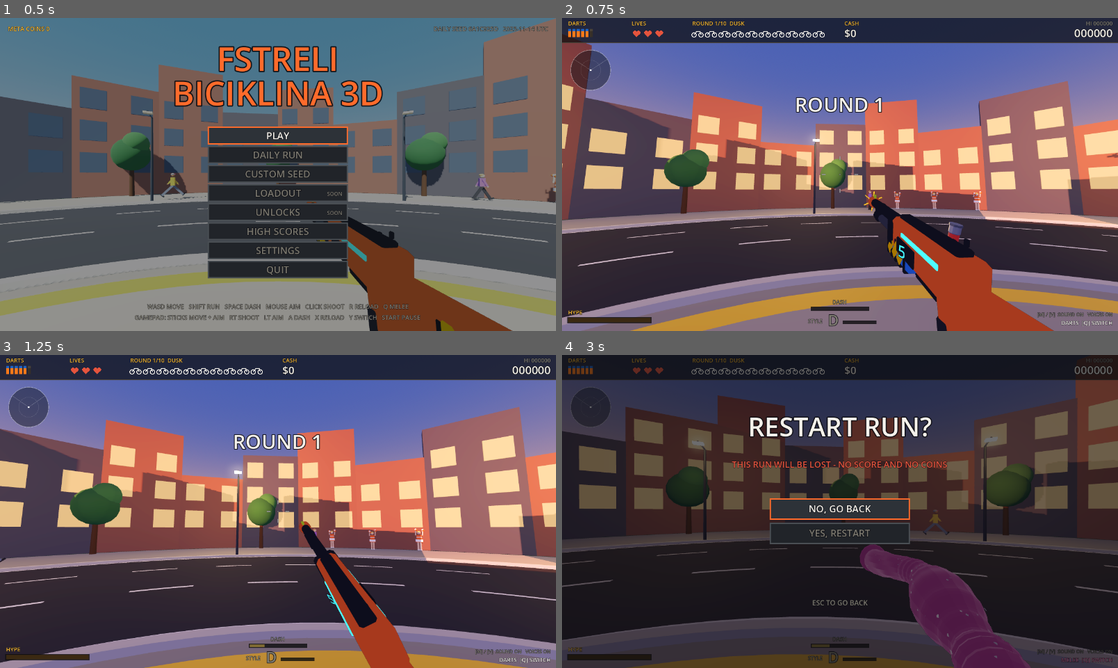
Above: before the commit, frames 1-4 (two rows, left to right).
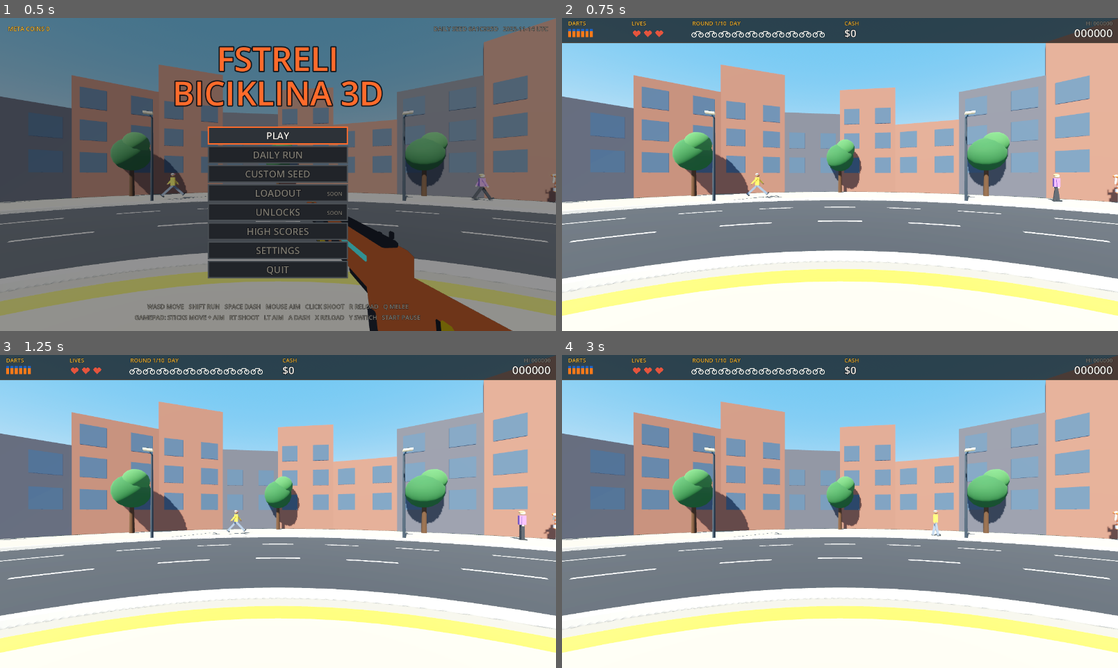
Above: after the commit, the same moments.

Repository: GVihi/FstreliBiciklina3D
Game: Godot game, scene res://main.tscn
Same seed, same stepped clock (60 frames per second), same inputs: the game is played once before the commit and once after it.
Inputs (mouse positions are in pixels of both pictures, inside the frame that each line leads up to):
- Up to frame 1 (0.5 s): no input
- Up to frame 2 (0.75 s): tap Enter at 0.5 s; move the mouse to (962, 158) at 0.52 s; hold Right from 0.53 s (still down); tap Space at 0.6 s; click (962, 158) at 0.67 s
- Up to frame 3 (1.25 s): keep holding Right; tap Space at 0.77, 1.07 s
- Up to frame 4 (3 s): move the mouse to (812, 511) at 1.27 s; release Right at 1.28 s; hold Up from 1.28 s (still down); tap R at 1.35 s; click (812, 511) at 1.42 s; tap Space at 1.52, 1.55, 1.82, 2.3 s; move the mouse to (851, 505) at 2.02 s; tap Q at 2.1 s; click (851, 505) at 2.17 s; move the mouse to (834, 517) at 2.77 s; tap Tab at 2.85 s; click (834, 517) at 2.92 s

Frame 1 is identical in both runs. In frame 2, 97% of the frame differs, in the area x 0-100%, y 0-100%; in frame 3, 97%; in frame 4, 100%.

Commit message:
Walk the run map: pick the next node on a map screen between rounds
Milestone D, 'Replace linear round progression'. start_game opens the map
screen (state 'map') instead of round 1; after the shop the next round goes
back to it. The floor number is the round number, so difficulty scaling is
unchanged, and MAX_ROUNDS follows the map's floor count. Without a map the
rounds run in a line as before. Input and drawing of the screen follow.

Co-Authored-By: Claude Sonnet 5.5 <noreply@anthropic.com>
Claude-Session: https://claude.ai/code/session_012YakzMPePQpu1WuWyvktSj

Diff:
--- a/scripts/main.gd
+++ b/scripts/main.gd
@@ -101,7 +101,12 @@
 var daily_mode = false  # true while a Daily Run is in progress (own scoreboard later, no normal high score)
 var custom_seed_run = false  # true while a run with a seed typed in on the title screen is in progress (kept off the normal high score and Top 10, like a Daily Run; a restart replays the same seed)
 var run_seed = 0  # the seed this run started with: today's daily seed in a Daily Run, a random one in a normal run
-var run_map = {}  # the run map generated from run_seed (map_gen.gd); rounds do not follow it yet, it is only logged
+var run_map = {}  # the run map generated from run_seed (map_gen.gd); the run walks it one node per round (see "run map walk" below)
+var map_floor = -1  # floor index (0-based) of the node being played, -1 before the first pick
+var map_lane = 0  # lane of the node being played
+var map_path = []  # the lane taken on every floor so far, in order (map_path[f] is the lane on floor f)
+var map_choices = []  # on the map screen: the lanes of the next floor the player may pick
+var map_sel = 0  # highlighted entry of map_choices (keyboard / gamepad / mouse hover)
 var rider_rng = RandomNumberGenerator.new()  # which riders spawn, reseeded from the run seed at the start of every round
 var hearts = 3
 var combo = 0
@@ -646,6 +651,13 @@
 	print(MapGenScript.to_text(run_map))
 	print(MapGenScript.content_text(run_map))
 	round_n = 1
+	map_floor = -1
+	map_lane = 0
+	map_path = []
+	map_choices = []
+	map_sel = 0
+	if not run_map.is_empty():
+		MAX_ROUNDS = run_map["floors"].size()  # a run is one node on every floor of the map
 	score = 0
 	hearts = MAXHEARTS
 	combo = 0
@@ -667,7 +679,76 @@
 	pitch = 0.0
 	player.position = arena.start_position()
 	pvel = Vector3.ZERO
+	if run_map.is_empty():
+		start_round()  # no map (it could not be generated): play the rounds in a line, as before
+	else:
+		enter_map()
+
+
+# ---- run map walk. The run walks the map from floor 1 to the final boss, one node per round, and picks the
+# next node on the map screen (state "map"). The floor number is the round number, so everything that grows with
+# the round (rider speed, prices, boss strength) is unchanged. What each node TYPE does (elite, shop, event, rest,
+# boss) is still the old round: those are the next roadmap items, so for now the type is only shown.
+const NODE_NAMES = {
+	"normal": "NORMAL FIGHT",
+	"elite": "ELITE FIGHT",
+	"shop": "SHOP",
+	"event": "EVENT",
+	"rest": "REST STOP",
+	"boss": "BOSS"
+}
+
+
+# the node being played, or {} before the first pick or when there is no map
+func current_node() -> Dictionary:
+	if run_map.is_empty() or map_floor < 0 or map_floor >= run_map["floors"].size():
+		return {}
+	return run_map["floors"][map_floor][map_lane]
+
+
+# the lanes of the next floor the player may pick: every node of floor 1 at the start, otherwise the nodes the
+# current one connects to
+func next_lanes() -> Array:
+	var out = []
+	if run_map.is_empty() or map_floor + 1 >= run_map["floors"].size():
+		return out
+	if map_floor < 0:
+		for i in range(run_map["floors"][0].size()):
+			out.append(i)
+	else:
+		for j in current_node()["next"]:
+			out.append(int(j))
+	return out
+
+
+# opens the map screen with the choices for the next round
+func enter_map() -> void:
+	map_choices = next_lanes()
+	map_sel = 0
+	state = "map"
+	state_t = 0.0
+	Input.mouse_mode = Input.MOUSE_MODE_VISIBLE
+
+
+# plays the i-th choice of the map screen as the next round
+func pick_node(i: int) -> void:
+	if state != "map" or i < 0 or i >= map_choices.size():
+		return
+	map_lane = int(map_choices[i])
+	map_floor += 1
+	map_path.append(map_lane)
+	round_n = map_floor + 1
+	sfx.play("click")
 	start_round()
+
+
+# between rounds, after the shop: on to the map screen (or the next round of a linear run)
+func next_round() -> void:
+	if run_map.is_empty():
+		round_n += 1
+		start_round()
+	else:
+		enter_map()
 
 
 func clear_riders() -> void:
@@ -1103,7 +1184,7 @@
 	if state == "play":
 		play_time += dt
 		round_t += dt
-	elif state == "clear" or state == "upgrade" or state == "shop":
+	elif state == "clear" or state == "upgrade" or state == "shop" or state == "map":
 		shop_time += dt
 	if invuln > 0.0:
 		invuln -= dt
--- a/scripts/player.gd
+++ b/scripts/player.gd
@@ -364,7 +364,7 @@
 func update_gun(dt: float) -> void:
 	var gun_node: Node3D = g.gun["root"]
 	var rb: Node3D = g.rubber["root"]
-	var menu = g.state == "upgrade" or g.state == "shop"
+	var menu = g.state == "upgrade" or g.state == "shop" or g.state == "map"
 	gun_node.visible = not g.melee and not menu
 	rb.visible = g.melee and not menu
 	var pump: Node3D = g.gun["pump"]
--- a/scripts/shop.gd
+++ b/scripts/shop.gd
@@ -310,8 +310,7 @@
 func leave_shop() -> void:
 	if g.state != "shop":
 		return
-	g.round_n += 1
-	g.start_round()
+	g.next_round()
 
 
 func buy(i: int) -> void:
